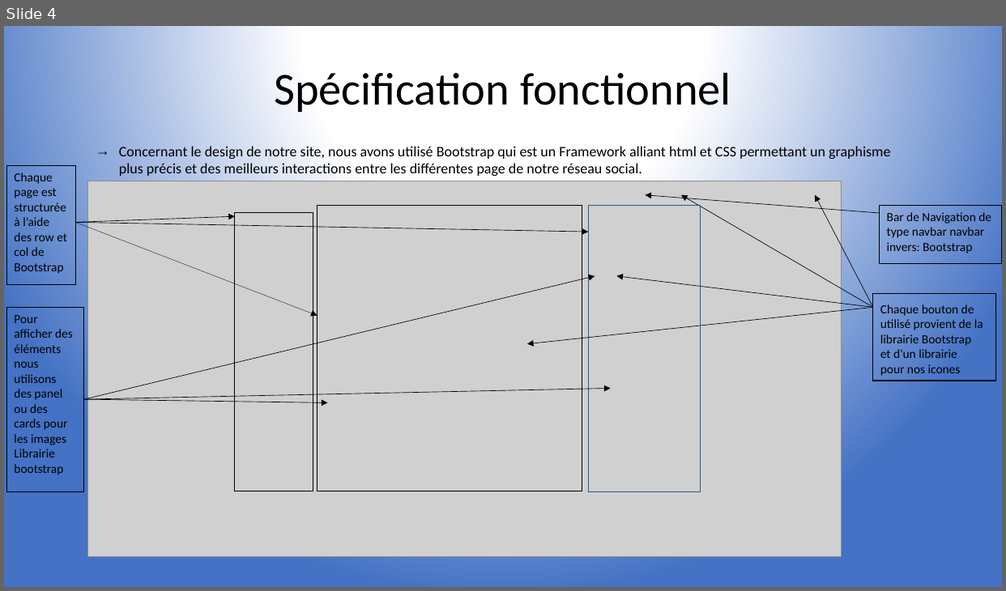
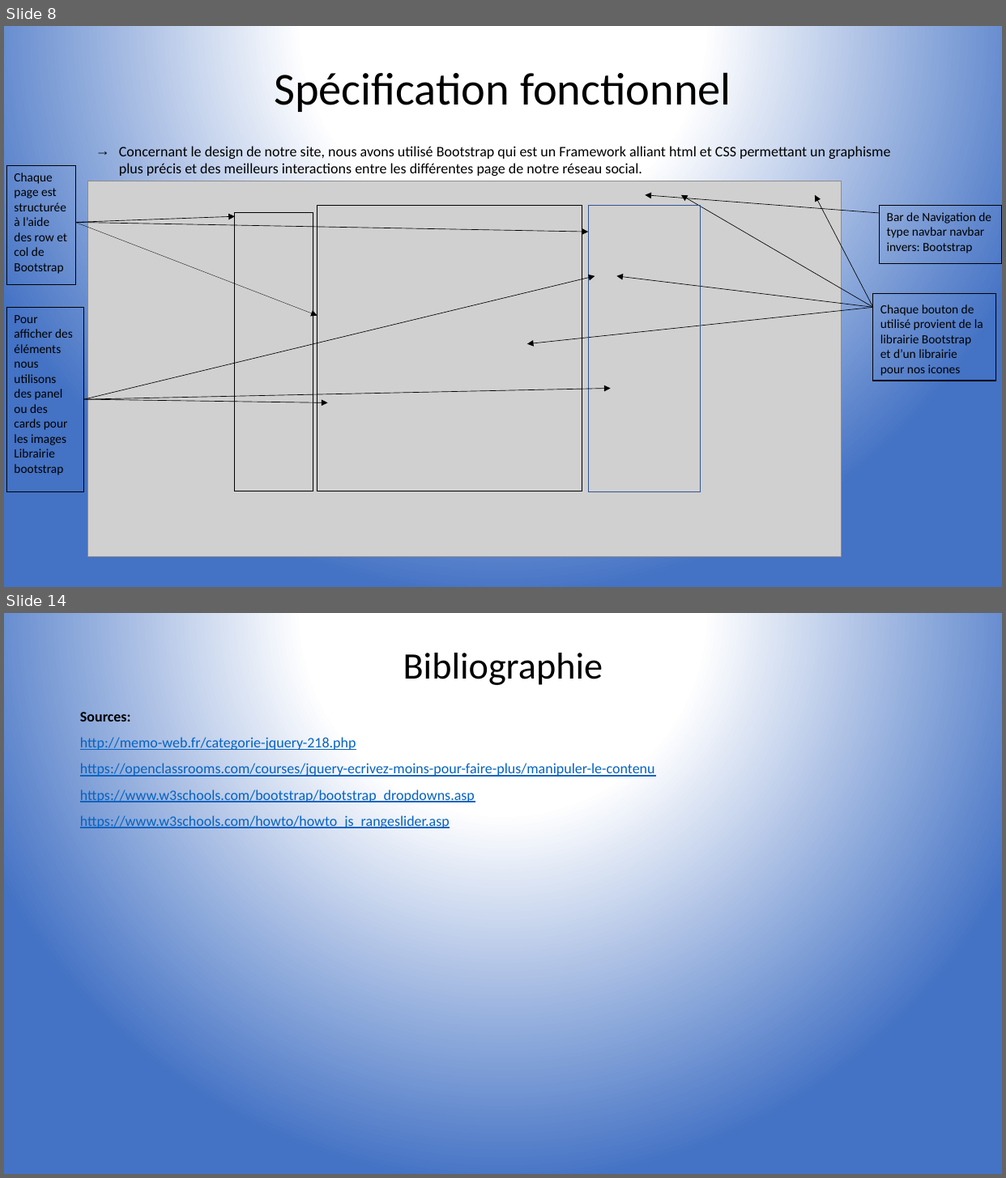
Before and after one commit to Maxtoq/ECELink, a slide deck: Présentation_finale.pptx. Shown one above the other, each under a label of ours: slide 4 before the commit, slides 8 and 14 after it; the slides between them are not shown. The pictures are 1006x591 and 1006x1178 pixels, drawn with LibreOffice and Linux fonts; fonts in the diff are those of the drawing; grey boxes stand for pictures. Boxes give left, top, right and bottom in pixels: in the first picture for what was removed or moved away, otherwise in the second. Text is boxed around its words. In the diff, an @@ line names an element or a change of style, - is before the commit and + after.

```diff
--- a/Présentation_finale.pptx
+++ b/Présentation_finale.pptx
@@ slide 14 added at (4, 613, 1002, 1174), background gradient #FFFFFF to #4472C4 @@
@@ title added at (403, 653, 603, 685), 36 pt, text #000000 @@
+Bibliographie
@@ text added at (80, 712, 655, 830), 14 pt, text #0563C1, underline @@
+Sources:
+http://memo-web.fr/categorie-jquery-218.php
+https://openclassrooms.com/courses/jquery-ecrivez-moins-pour-faire-plus/manipuler-le-contenu
+https://www.w3schools.com/bootstrap/bootstrap_dropdowns.asp
+https://www.w3schools.com/howto/howto_js_rangeslider.asp
@@ what was slide 4 is now slide 8 @@
```
Also in this commit, not shown: 1 slide changed, 10 other slides added, 3 slides removed.
